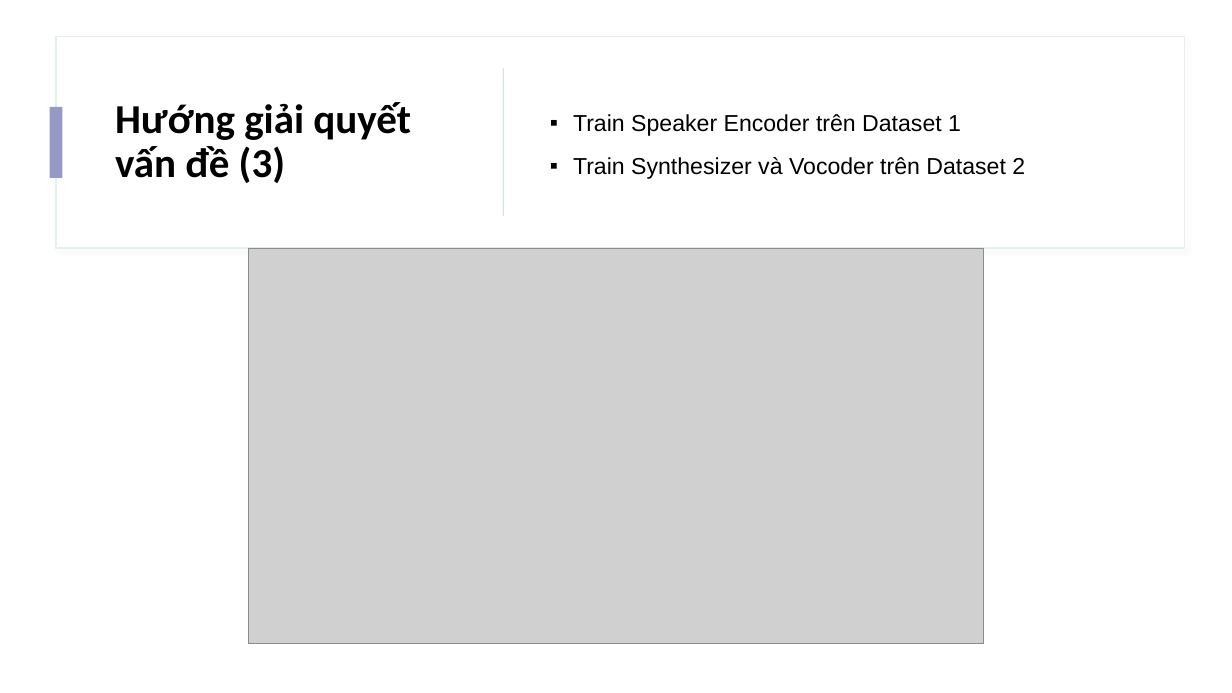
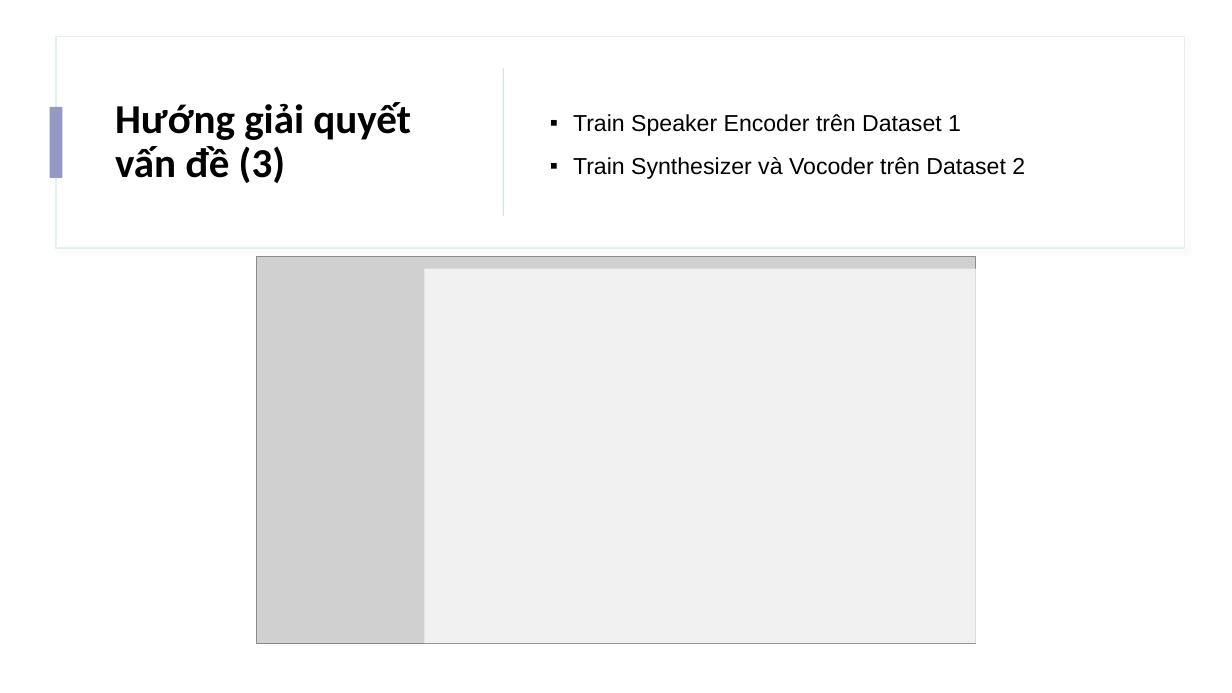
Before and after one commit to IrisStream/Machine-Learning, a slide deck: slide 8 of Voice_Cloning/Slide.pptx. Drawn at 1232x693 pixels with LibreOffice and Linux fonts; fonts in the diff are those of the drawing; grey boxes stand for pictures. Boxes give left, top, right and bottom in pixels: in the first picture for what was removed or moved away, otherwise in the second. Text is boxed around its words. In the diff, an @@ line names an element or a change of style, - is before the commit and + after.

```diff
--- a/Voice_Cloning/Slide.pptx
+++ b/Voice_Cloning/Slide.pptx
@@ picture: place and size @@
-picture at box(249, 248, 984, 643)
+picture at box(256, 257, 976, 643)
@@ rectangle added at box(424, 269, 990, 644), fill #FFFFFF at 70% opacity @@
```
Also in this commit, not shown: 1 other slide changed.
